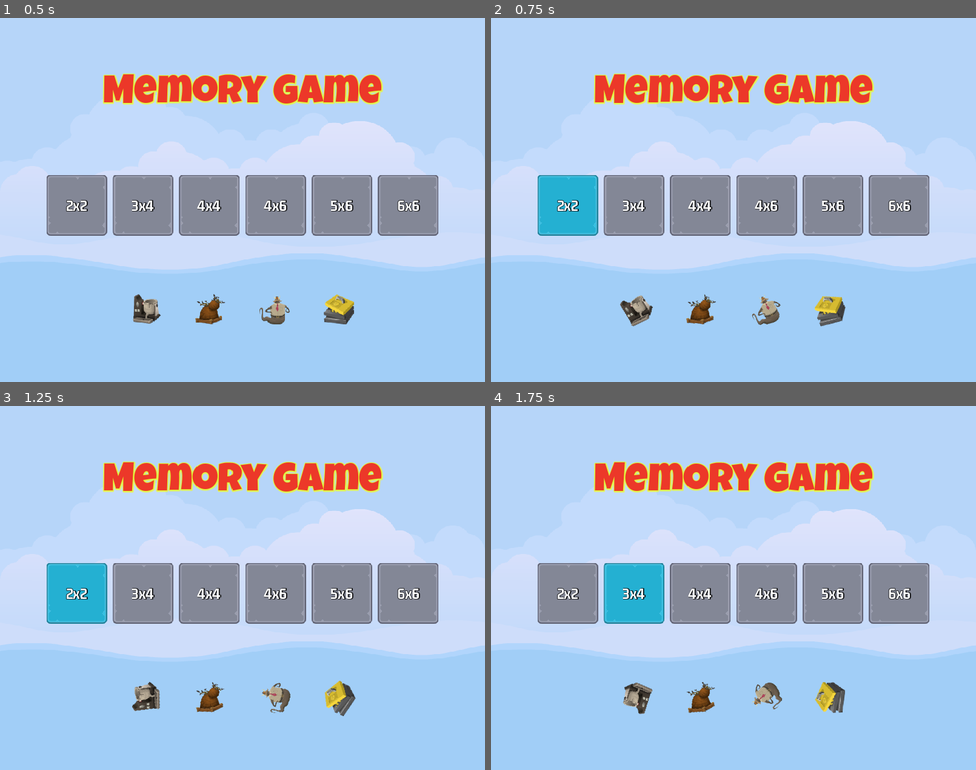
Above: before the commit, frames 1-4 (two rows, left to right).
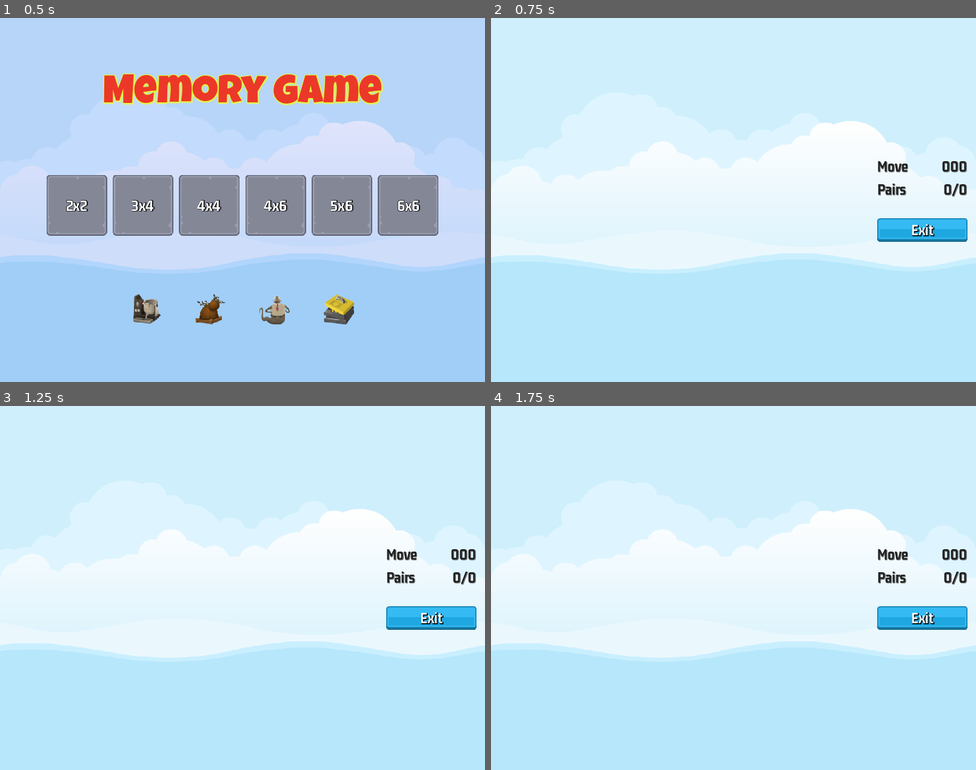
Above: after the commit, the same moments.

Repository: BrownJason/Memory
Game: Godot game, scene res://scene/master_scene/master_scene.tscn
Same seed, same stepped clock (60 frames per second), same inputs: the game is played once before the commit and once after it.
Inputs (mouse positions are in pixels of both pictures, inside the frame that each line leads up to):
- Up to frame 1 (0.5 s): no input
- Up to frame 2 (0.75 s): click "2x2" at 0.5 s
- Up to frame 3 (1.25 s): no input
- Up to frame 4 (1.75 s): click (631, 591) at 1.25 s, where only the run before the commit has a clickable "3x4"

Frame 1 is identical in both runs. In frame 2, 100% of the frame differs, in the area x 0-100%, y 0-100%; in frame 3, 100%; in frame 4, 100%.

Commit message:
Added level select with sounds

Diff:
--- /dev/null
+++ b/assets/gm_32_bl.tres
@@ -0,0 +1,10 @@
+[gd_resource type="LabelSettings" load_steps=2 format=3 uid="uid://dg8losvubtmlj"]
+
+[ext_resource type="FontFile" uid="uid://ch1qfeelfrqbm" path="res://assets/fonts/gemunu-libre-v8-latin-700.ttf" id="1_p4cd7"]
+
+[resource]
+font = ExtResource("1_p4cd7")
+font_size = 32
+font_color = Color(0.117647, 0.117647, 0.117647, 1)
+shadow_size = 2
+shadow_color = Color(0.309804, 0.309804, 0.309804, 0.745098)
--- a/project.godot
+++ b/project.godot
@@ -20,6 +20,7 @@
 ImageManager="*res://singletons/image_manager.gd"
 GameManager="*res://singletons/game_manager.gd"
 SoundManager="*res://singletons/sound_manager.gd"
+SignalManager="*res://singletons/signal_manager.gd"
 
 [display]
 
--- /dev/null
+++ b/scene/game_screen/game_screen.gd
@@ -0,0 +1,16 @@
+extends Control
+@onready var sound = $Sound
+
+
+# Called when the node enters the scene tree for the first time.
+func _ready():
+	pass # Replace with function body.
+
+
+# Called every frame. 'delta' is the elapsed time since the previous frame.
+func _process(delta):
+	pass
+
+func _on_exit_pressed():
+	SoundManager.play_button_click(sound)
+	SignalManager.on_game_exit_pressed.emit()
--- /dev/null
+++ b/scene/game_screen/game_screen.tscn
@@ -0,0 +1,105 @@
+[gd_scene load_steps=7 format=3 uid="uid://y4xt6afe7gof"]
+
+[ext_resource type="LabelSettings" uid="uid://dg8losvubtmlj" path="res://assets/gm_32_bl.tres" id="1_pedrw"]
+[ext_resource type="Script" path="res://scene/game_screen/game_screen.gd" id="1_qh6r0"]
+[ext_resource type="Texture2D" uid="uid://ifh85jdvlday" path="res://assets/ui/blue_button00.png" id="2_l171o"]
+[ext_resource type="Texture2D" uid="uid://br2ikbl2xjhxs" path="res://assets/ui/yellow_button00.png" id="3_6mynf"]
+[ext_resource type="Texture2D" uid="uid://dn8dynhn32sfv" path="res://assets/ui/green_button00.png" id="4_c57sj"]
+[ext_resource type="LabelSettings" uid="uid://clwktqtbhq0hf" path="res://assets/gm_32_wh.tres" id="5_y6cwl"]
+
+[node name="GameScreen" type="Control"]
+layout_mode = 3
+anchors_preset = 15
+anchor_right = 1.0
+anchor_bottom = 1.0
+grow_horizontal = 2
+grow_vertical = 2
+script = ExtResource("1_qh6r0")
+
+[node name="HB" type="HBoxContainer" parent="."]
+layout_mode = 1
+anchors_preset = 15
+anchor_right = 1.0
+anchor_bottom = 1.0
+grow_horizontal = 2
+grow_vertical = 2
+
+[node name="MC1" type="MarginContainer" parent="HB"]
+layout_mode = 2
+size_flags_horizontal = 3
+
+[node name="TileContainer" type="GridContainer" parent="HB/MC1"]
+layout_mode = 2
+size_flags_horizontal = 4
+size_flags_vertical = 4
+
+[node name="MC2" type="MarginContainer" parent="HB"]
+custom_minimum_size = Vector2(200, 0)
+layout_mode = 2
+theme_override_constants/margin_right = 18
+
+[node name="VB" type="VBoxContainer" parent="HB/MC2"]
+layout_mode = 2
+size_flags_vertical = 4
+theme_override_constants/separation = 12
+
+[node name="HBLabel" type="HBoxContainer" parent="HB/MC2/VB"]
+layout_mode = 2
+
+[node name="Label" type="Label" parent="HB/MC2/VB/HBLabel"]
+layout_mode = 2
+size_flags_horizontal = 3
+text = "Move"
+label_settings = ExtResource("1_pedrw")
+vertical_alignment = 1
+
+[node name="MovesLabel" type="Label" parent="HB/MC2/VB/HBLabel"]
+layout_mode = 2
+text = "000"
+label_settings = ExtResource("1_pedrw")
+horizontal_alignment = 2
+vertical_alignment = 1
+
+[node name="HBLabel2" type="HBoxContainer" parent="HB/MC2/VB"]
+layout_mode = 2
+
+[node name="Label" type="Label" parent="HB/MC2/VB/HBLabel2"]
+layout_mode = 2
+size_flags_horizontal = 3
+text = "Pairs"
+label_settings = ExtResource("1_pedrw")
+vertical_alignment = 1
+
+[node name="MovesLabel" type="Label" parent="HB/MC2/VB/HBLabel2"]
+layout_mode = 2
+text = "0/0"
+label_settings = ExtResource("1_pedrw")
+horizontal_alignment = 2
+vertical_alignment = 1
+
+[node name="Spacer" type="Control" parent="HB/MC2/VB"]
+custom_minimum_size = Vector2(0, 20)
+layout_mode = 2
+
+[node name="Exit" type="TextureButton" parent="HB/MC2/VB"]
+layout_mode = 2
+size_flags_horizontal = 4
+texture_normal = ExtResource("2_l171o")
+texture_pressed = ExtResource("3_6mynf")
+texture_hover = ExtResource("4_c57sj")
+
+[node name="Label" type="Label" parent="HB/MC2/VB/Exit"]
+layout_mode = 1
+anchors_preset = 15
+anchor_right = 1.0
+anchor_bottom = 1.0
+grow_horizontal = 2
+grow_vertical = 2
+text = "Exit"
+label_settings = ExtResource("5_y6cwl")
+horizontal_alignment = 1
+vertical_alignment = 1
+
+[node name="Sound" type="AudioStreamPlayer" parent="."]
+
+[connection signal="pressed" from="HB/MC2/VB/Exit" to="." method="_on_exit_pressed"]
--- a/scene/level_button/level_button.gd
+++ b/scene/level_button/level_button.gd
@@ -16,3 +16,4 @@
 
 func _on_pressed():
 	SoundManager.play_button_click(sound)
+	SignalManager.on_level_selected.emit(_level_number)
--- /dev/null
+++ b/scene/master_scene/master_scene.gd
@@ -0,0 +1,23 @@
+extends CanvasLayer
+@onready var main_screen = $MainScreen
+@onready var game_screen = $GameScreen
+@onready var sound = $Sound
+
+
+func _ready():
+	on_game_exit_pressed()
+	SignalManager.on_game_exit_pressed.connect(on_game_exit_pressed)
+	SignalManager.on_level_selected.connect(on_level_selected)
+
+func show_game(s: bool) -> void:
+	game_screen.visible = s
+	main_screen.visible = !s
+
+func on_game_exit_pressed() -> void:
+	show_game(false)
+	SoundManager.play_sound(sound, SoundManager.SOUND_MAIN_MENU)
+
+func on_level_selected(level_num: int) -> void:
+	print("Level selected: ", level_num)
+	show_game(true)
+	SoundManager.play_sound(sound, SoundManager.SOUND_IN_GAME)
--- a/scene/master_scene/master_scene.tscn
+++ b/scene/master_scene/master_scene.tscn
@@ -1,9 +1,12 @@
-[gd_scene load_steps=3 format=3 uid="uid://c01e1ak028biv"]
+[gd_scene load_steps=5 format=3 uid="uid://c01e1ak028biv"]
 
+[ext_resource type="Script" path="res://scene/master_scene/master_scene.gd" id="1_d7rvf"]
 [ext_resource type="Texture2D" uid="uid://hngof0yv3hlw" path="res://assets/images/backgroundEmpty.png" id="1_f5a3u"]
 [ext_resource type="PackedScene" uid="uid://oga6vmdrc0si" path="res://scene/main_screen/main_screen.tscn" id="2_6ljaq"]
+[ext_resource type="PackedScene" uid="uid://y4xt6afe7gof" path="res://scene/game_screen/game_screen.tscn" id="3_pqbyx"]
 
 [node name="MasterScene" type="CanvasLayer"]
+script = ExtResource("1_d7rvf")
 
 [node name="TextureRect" type="TextureRect" parent="."]
 anchors_preset = 15
@@ -14,3 +17,7 @@
 texture = ExtResource("1_f5a3u")
 
 [node name="MainScreen" parent="." instance=ExtResource("2_6ljaq")]
+
+[node name="GameScreen" parent="." instance=ExtResource("3_pqbyx")]
+
+[node name="Sound" type="AudioStreamPlayer" parent="."]
--- /dev/null
+++ b/singletons/signal_manager.gd
@@ -0,0 +1,4 @@
+extends Node
+
+signal on_level_selected(level_num: int)
+signal on_game_exit_pressed
